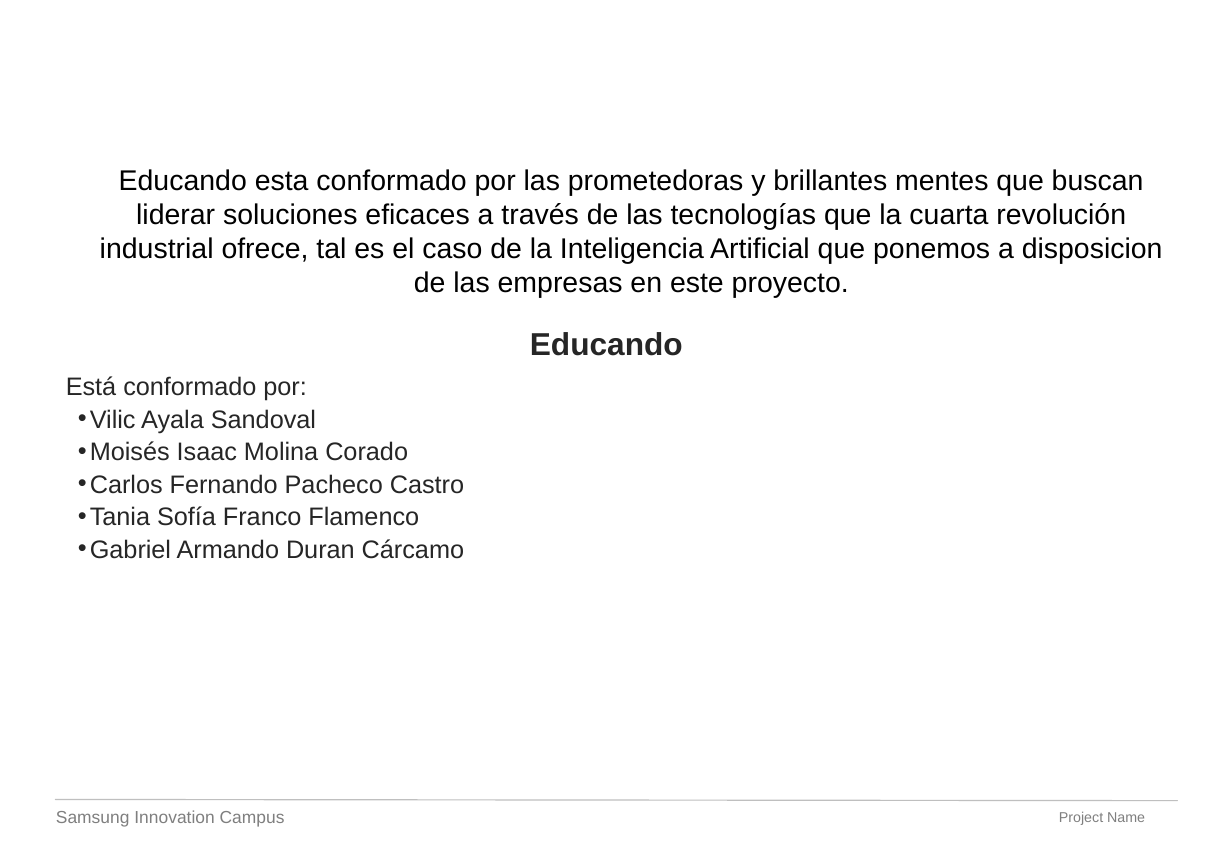
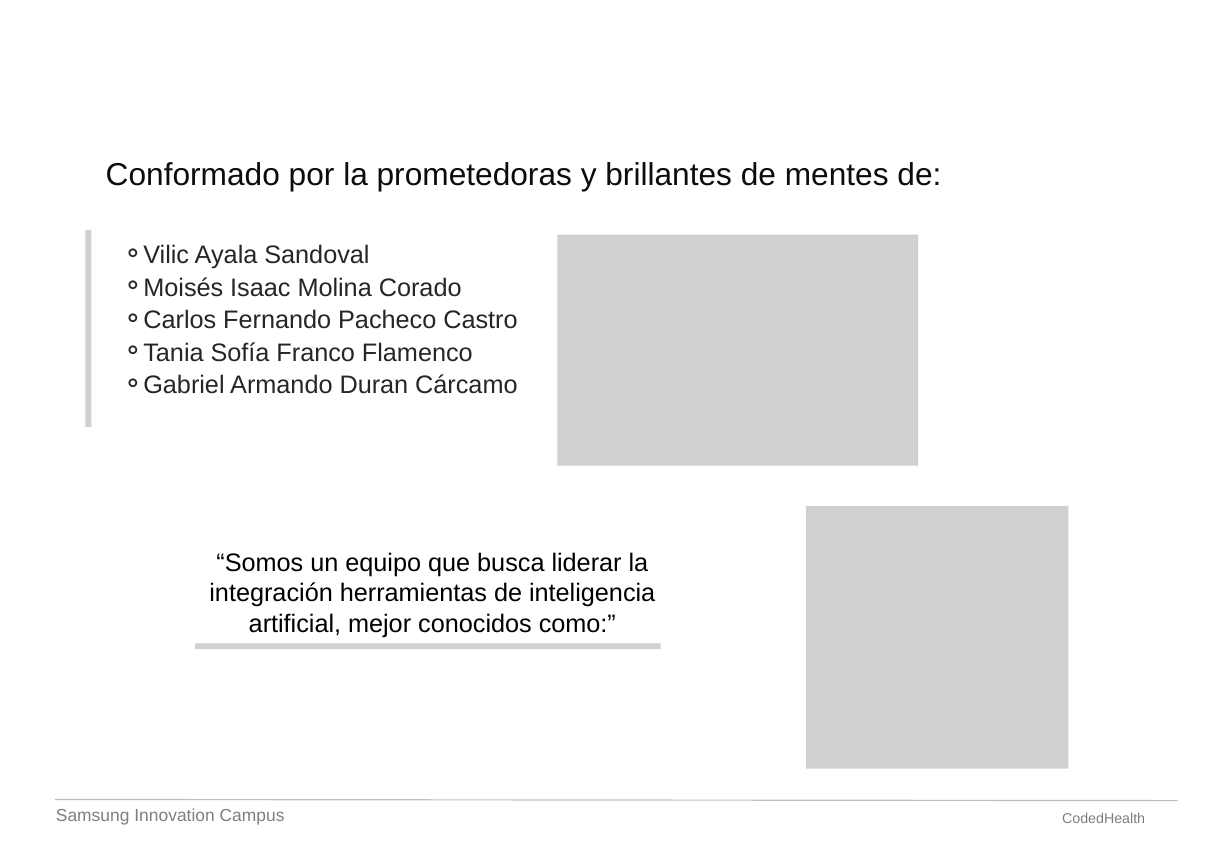
Before and after one commit to vvayala/HackatonSamsung2025, a slide deck: slide 3 of Presentación Hackathon.pptx (slide 4 before the commit). Drawn at 1232x854 pixels with LibreOffice and Linux fonts; fonts in the diff are those of the drawing; grey boxes stand for pictures; background and template pictures are left out. Boxes give left, top, right and bottom in pixels: in the first picture for what was removed or moved away, otherwise in the second. Text is boxed around its words. In the diff, an @@ line names an element or a change of style, - is before the commit and + after.

```diff
--- a/Presentación Hackathon.pptx
+++ b/Presentación Hackathon.pptx
@@ text removed at box(100, 169, 1163, 298) @@
-Educando esta conformado por las prometedoras y brillantes mentes que buscan liderar soluciones eficaces a través de las tecnologías que la cuarta revolución industrial ofrece, tal es el caso de la Inteligencia Artificial que ponemos a disposicion de las empresas en este proyecto.
@@ text added at box(106, 162, 941, 191), 20 pt, text #0C0C0C @@
+Conformado por la prometedoras y brillantes de mentes de:
@@ text "Vilic Ayala Sandoval": place and size @@
-text "Vilic Ayala Sandoval" at box(66, 332, 683, 559)
+text "Vilic Ayala Sandoval" at box(143, 244, 517, 394)
@@ text "Vilic Ayala Sandoval" at box(143, 244, 517, 394): bullet • to ⚬; list level 2 to 3 in "Vilic Ayala Sandoval"; line spacing 20.6pt to 20.5pt; list level 2 to 3 in "Moisés Isaac Molina Corado"; list level 2 to 3 in "Carlos Fernando Pacheco Castro"; list level 2 to 3 in "Tania Sofía Franco Flamenco"; list level 2 to 3 in "Gabriel Armando Duran Cárcamo" @@
@@ picture added at box(85, 230, 91, 427) @@
@@ picture added at box(557, 235, 918, 466) @@
@@ text at box(66, 332, 683, 401): paragraphs removed @@
-Educando
-Está conformado por:
@@ picture added at box(806, 506, 1069, 769) @@
@@ text added at box(209, 552, 655, 637), 16 pt, text #000000 @@
+“Somos un equipo que busca liderar la integración herramientas de inteligencia artificial, mejor conocidos como:”
@@ picture added at box(195, 643, 660, 649) @@
@@ freeform shape added at box(55, 798, 1177, 801), fill #BFBFBF @@
@@ line removed from (56, 799) to (1177, 800) @@
@@ text removed at box(1059, 811, 1145, 825) @@
-Project Name
@@ text added at box(1062, 812, 1145, 823), 9 pt, text #7F7F7F @@
+CodedHealth
```
Also in this commit, not shown: 3 other slides changed, 7 slides added, 8 slides removed.
